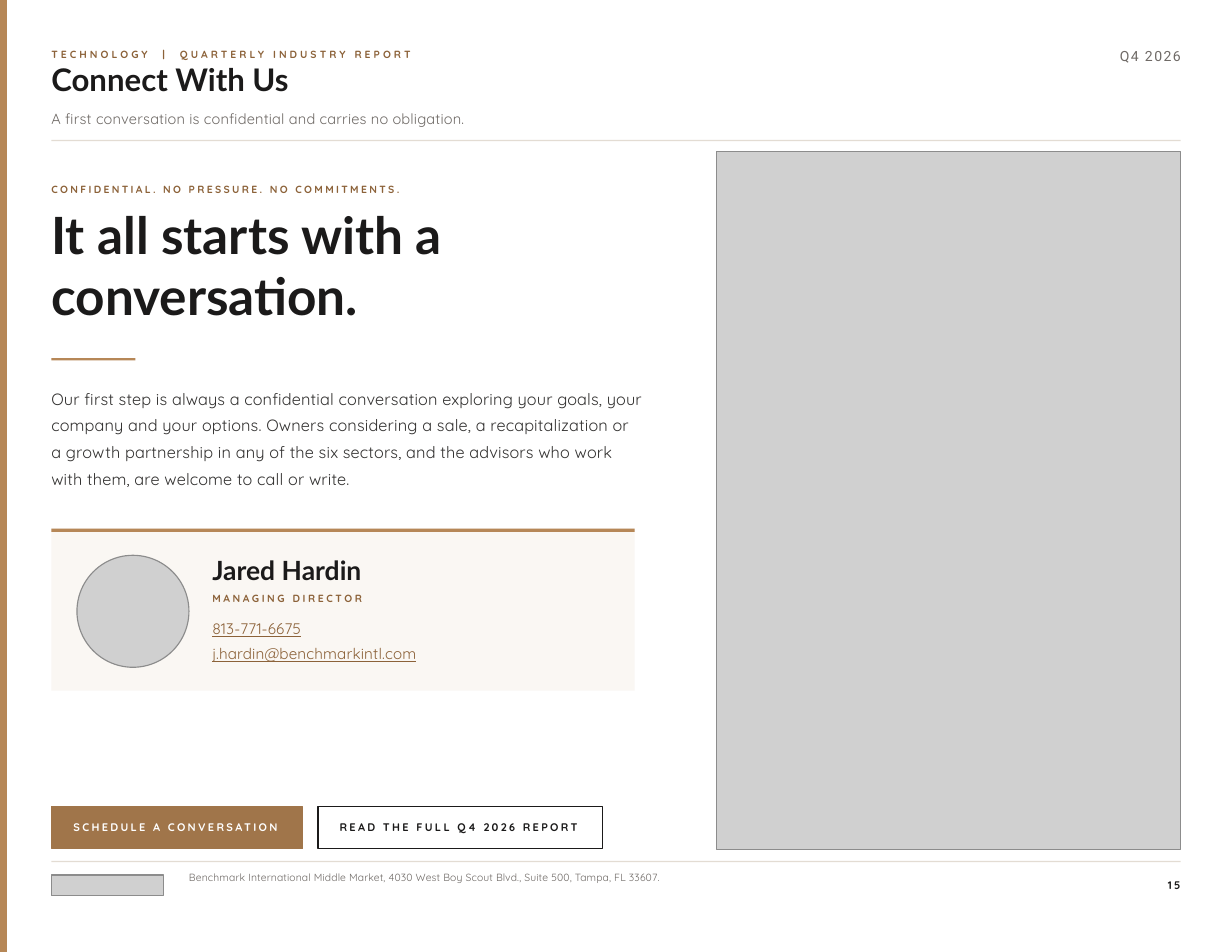
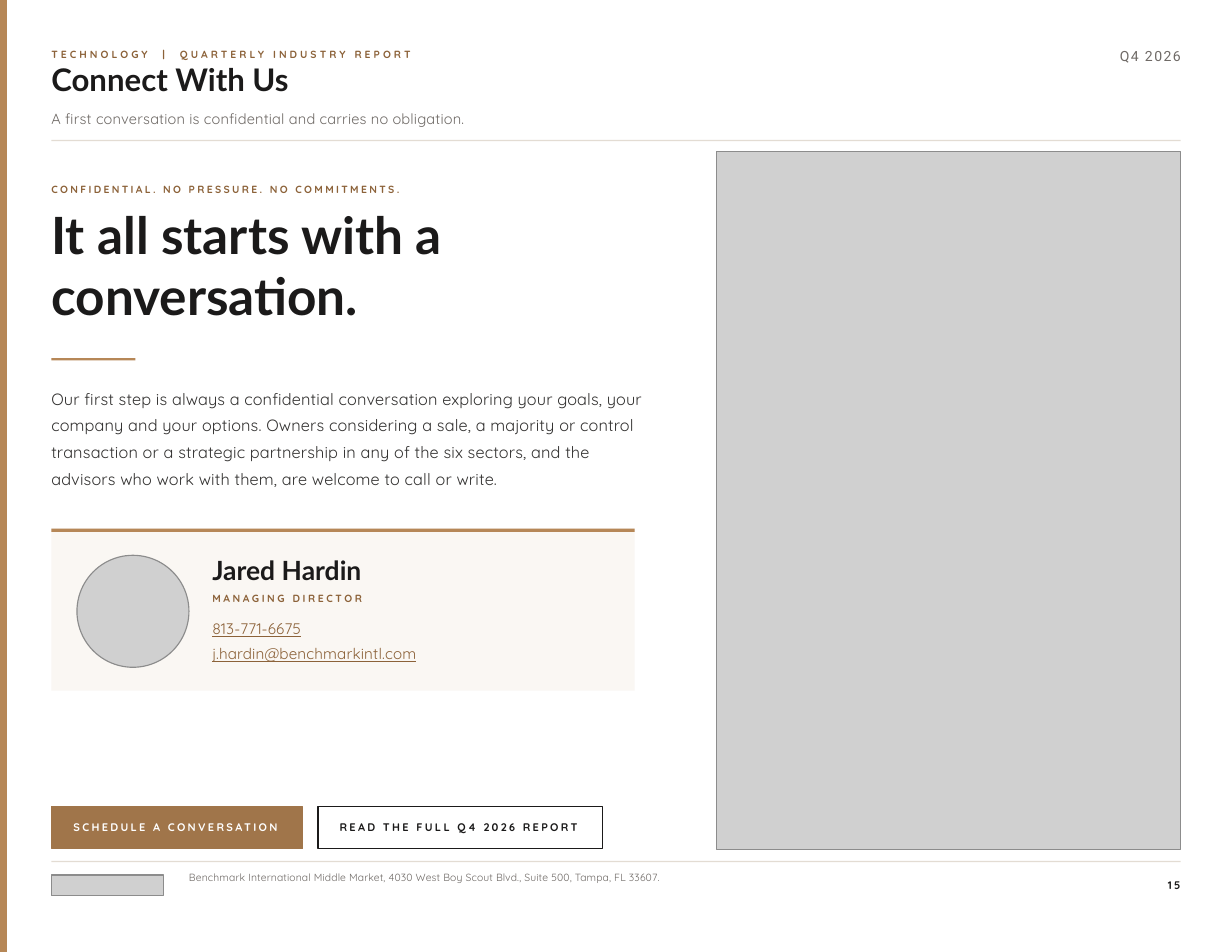
Before and after one commit to jp-hardin/about, a slide deck: slide 15 of mid-market-practice/_build/reports/technology-q4-2026/brief.pptx. Drawn at 1232x952 pixels with LibreOffice and Linux fonts; fonts in the diff are those of the drawing; grey boxes stand for pictures. Boxes give left, top, right and bottom in pixels: in the first picture for what was removed or moved away, otherwise in the second. Text is boxed around its words. In the diff, an @@ line names an element or a change of style, - is before the commit and + after.

```diff
--- a/mid-market-practice/_build/reports/technology-q4-2026/brief.pptx
+++ b/mid-market-practice/_build/reports/technology-q4-2026/brief.pptx
@@ text at (51,393,642,487): text changed @@
-Our first step is always a confidential conversation exploring your goals, your company and your options. Owners considering a sale, a recapitalization or a growth partnership in any of the six sectors, and the advisors who work with them, are welcome to call or write.
+Our first step is always a confidential conversation exploring your goals, your company and your options. Owners considering a sale, a majority or control transaction or a strategic partnership in any of the six sectors, and the advisors who work with them, are welcome to call or write.
```
Also in this commit, not shown: 2 other slides changed, 30 other files.
